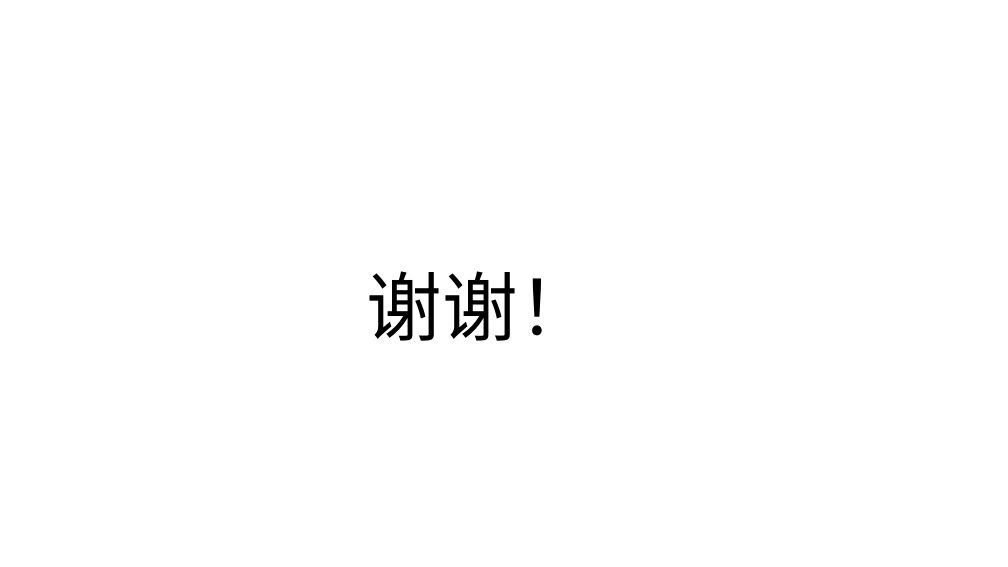
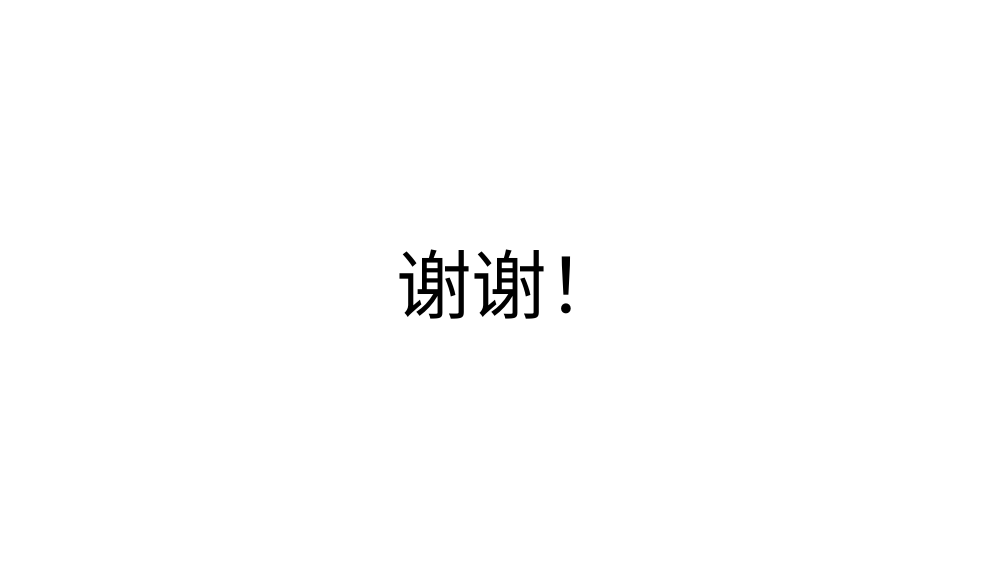
Before and after one commit to SunGuoming/CooperateWithLiZeJian, a slide deck: slide 11 of 溶解度计算原理.pptx (slide 10 before the commit). Drawn at 1008x567 pixels with LibreOffice and Linux fonts; fonts in the diff are those of the drawing. Boxes give left, top, right and bottom in pixels: in the first picture for what was removed or moved away, otherwise in the second. Text is boxed around its words. In the diff, an @@ line names an element or a change of style, - is before the commit and + after.

```diff
--- a/溶解度计算原理.pptx
+++ b/溶解度计算原理.pptx
@@ text "谢谢！" moved from (x1=367, y1=271, x2=594, y2=341) to (x1=396, y1=249, x2=623, y2=319) @@
```
Also in this commit, not shown: 1 other slide changed, 1 slide added.
